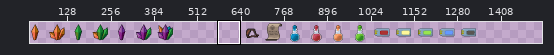
Sprite sheet -- release/images/treasure/treasure.png. The first picture is a wide view before the edit; the outline marks the close-up.
Close-up. Before:
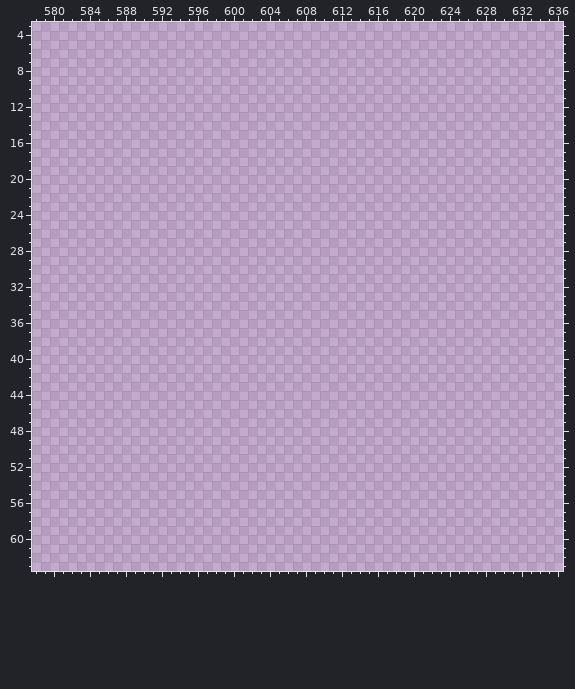
The file is 2048x64 pixels. Colours within 5 levels of each other are drawn and written as one. Shown: x 578..636, y 3..63. The wide view leaves out empty margins. The commit also changed other parts of the picture, which this record leaves out.
Palette (. is transparent): 
Pixels before (only the part around the change), first column x 578:
 3 ...........................................................
 4 ...........................................................
 5 ...........................................................
 6 ...........................................................
 7 ...........................................................
 8 ...........................................................
 9 ...........................................................
10 ...........................................................
11 ...........................................................
12 ...........................................................
13 ...........................................................
14 ...........................................................
15 ...........................................................
16 ...........................................................
17 ...........................................................
18 ...........................................................
19 ...........................................................
20 ...........................................................
21 ...........................................................
22 ...........................................................
23 ...........................................................
24 ...........................................................
25 ...........................................................
26 ...........................................................
27 ...........................................................
28 ...........................................................
29 ...........................................................
30 ...........................................................
31 ...........................................................
32 ...........................................................
33 ...........................................................
34 ...........................................................
35 ...........................................................
36 ...........................................................
37 ...........................................................
38 ...........................................................
39 ...........................................................
40 ...........................................................
41 ...........................................................
42 ...........................................................
43 ...........................................................
44 ...........................................................
45 ...........................................................
46 ...........................................................
47 ...........................................................
48 ...........................................................
49 ...........................................................
50 ...........................................................
51 ...........................................................
52 ...........................................................
53 ...........................................................
54 ...........................................................
55 ...........................................................
56 ...........................................................
57 ...........................................................
58 ...........................................................
59 ...........................................................
60 ...........................................................
61 ...........................................................
62 ...........................................................
63 ...........................................................
Once edited:
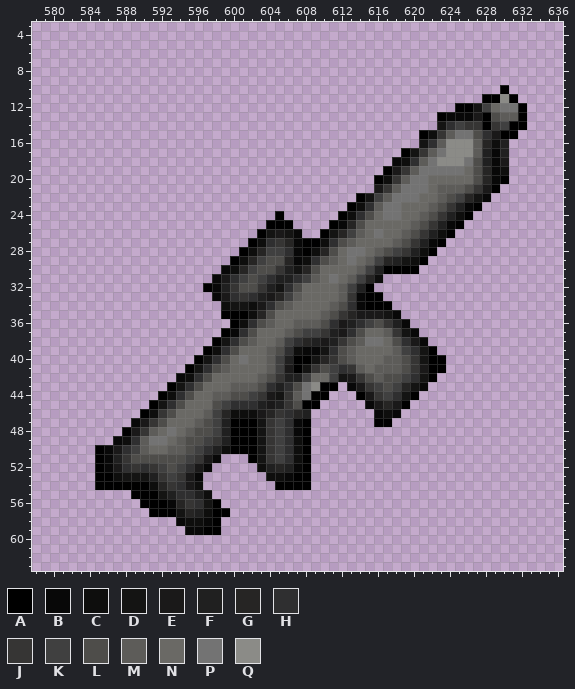
Colours new in this view: A #000000  B #080808  C #0e0e0d  D #141413  E #1a1919  F #202020  G #262524  H #2f2f30  J #363534  K #404040  L #4e4d4a  M #5d5c59  N #6a6965  P #737373  Q #8b8b87
From old to new:
Changed rows in their new state; - is an unchanged pixel.
first column x 585:
10 ---------------------------------------------A--
11 -------------------------------------------AAQA-
12 ----------------------------------------AADKNPPA
13 --------------------------------------ABBBEALMMA
14 --------------------------------------DHKJJAJKAA
15 ------------------------------------ACJMPPLHEAA-
16 ------------------------------------DHMQQQMGCF--
17 ----------------------------------ADJMPQQQMFBF--
18 ---------------------------------BCHMPQQQPLFBE--
19 --------------------------------AEJMPPPPPNLGBC--
20 -------------------------------ACJMPPNNNNNLGBA--
21 -------------------------------EJMPPPNMMMLJEA---
22 -----------------------------ADKMPPPNNMLKGDB----
23 ----------------------------ACHMPPNNNMLJFBA-----
24 --------------------A------ACHLNPPNNMLJFCA------
25 -------------------AAA----ABGLNNNNNMLJFBA-------
26 ------------------ADEDB--ADGKMNPNNMLJFCA--------
27 -----------------ACHJGBAACHLMNNNNMLJFBA---------
28 ----------------ACGKKHBACGLNPPNMLKJFCA----------
29 ---------------ACGKLLGBCHLMNPNMKGFDCA-----------
30 --------------BCGKLLJFDGLNNNNMKFAAAA------------
31 -------------BEHKLKHFFHKMNPNMKGC----------------
32 ------------ABFJLLJFDHLNNNNMKFA-----------------
33 -------------BEHJHFEGKMNNNNMJBAA----------------
34 --------------CDDCEHLMNNNNMLHBAAA---------------
35 --------------AAACGLNNNNNMLJGEEEDB--------------
36 ---------------ACHLMNNMMMLHEFHKLJFB-------------
37 --------------ABHLNNNMLKKJFEHLNNMJDB------------
38 -------------ADHLMNNMKHGFEFJLMPPNLHEB-----------
39 ------------ACHLNNNMLHCBBDHLMNNNNMKHDA----------
40 -----------ADHLNPNNMKFAADGJLMNNNMMLJDAA---------
41 ----------ADHLMNNNNMKEADJLKHJMNMMMLJEAA---------
42 ---------BCHLNNNNNMLJFFKNNKDEJLMLLKHDA----------
43 --------ADHLNNNMMMLHFHLPQAA-BEJKLKGDB-----------
44 -------ACHLNNMMLLKJEDJMPAA---AEJKHDA------------
45 ------ADHLNNNLKHHHFEFJLAA-----BEGEA-------------
46 -----ACJLNNNMKGCCCEGJHGF-------BCB--------------
47 ----BEJLNNNMLKFAAADJKHBA-------AA---------------
48 ---AEJMNPNMLLKFAAADJKHBA------------------------
49 --BCHMPPNMLLKJFAAADJKHCA------------------------
50 ABEHKMNNMMLKHFCAAADJKHCA------------------------
51 ABFJLLLLLLKJEB---ADJKHCA------------------------
52 ABEHJHJKLKHEB-----CFGFBA------------------------
53 AACDDDFJKJEB-------CCBAA------------------------
54 AAAAAACGJHEC--------AAAA------------------------
55 ----AAADFHHFC-----------------------------------
56 -----AAABGJHDA----------------------------------
57 ------AAADGFCAA---------------------------------
58 ---------BCCBA----------------------------------
59 ----------BBAA----------------------------------
Pixel boxes of the changes (left, top, right, bottom) in both close-ups:
added: (95, 85, 527, 535)
